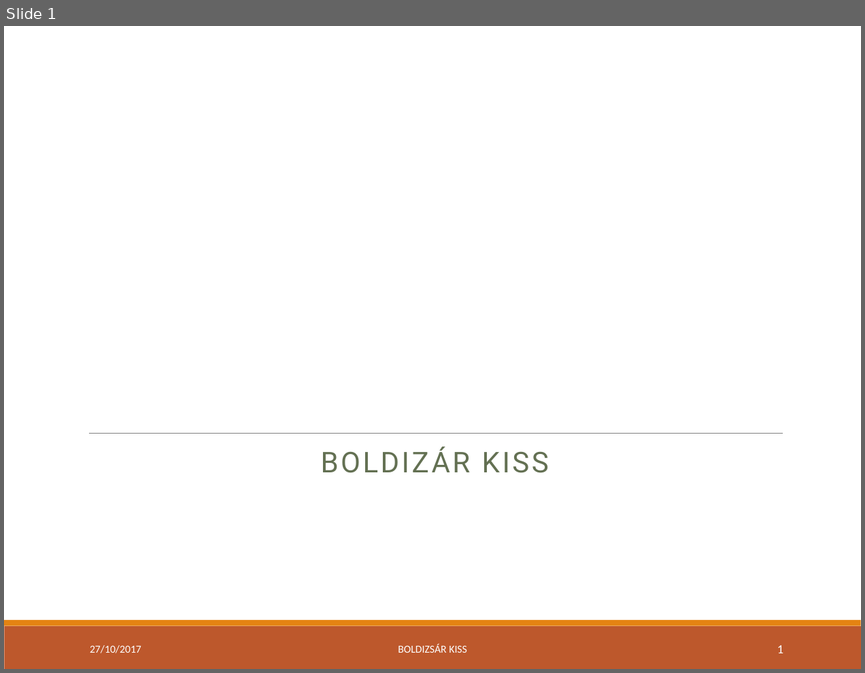
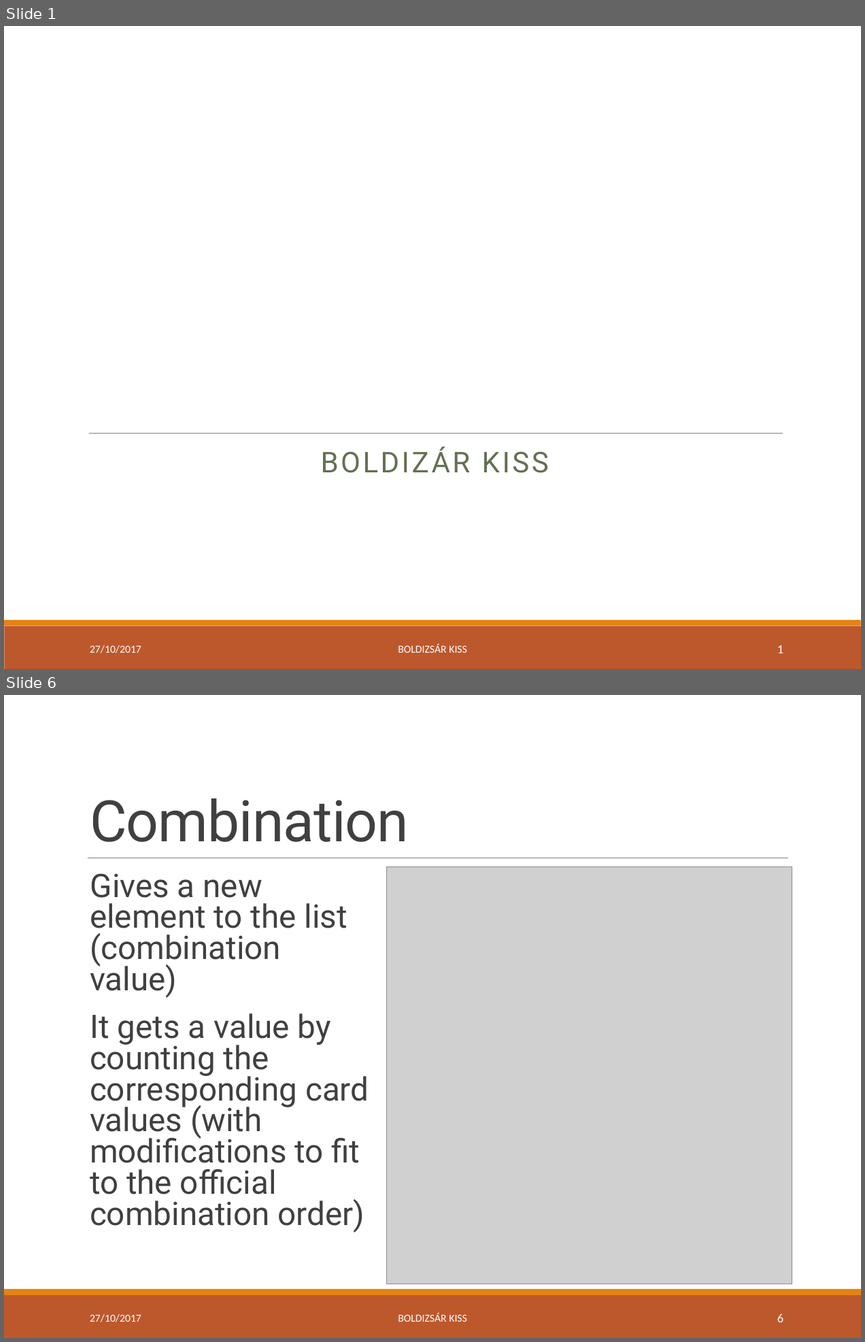
Before and after one commit to green-fox-academy/bpo106, a slide deck: week07/day04/demo/ppt-w07.pptx. Shown one above the other, each under a label of ours: slide 1 before the commit, slides 1 and 6 after it; the slides between them are not shown. The pictures are 865x673 and 865x1342 pixels, drawn with LibreOffice and Linux fonts; fonts in the diff are those of the drawing; grey boxes stand for pictures. Boxes give left, top, right and bottom in pixels: in the first picture for what was removed or moved away, otherwise in the second. Text is boxed around its words. In the diff, an @@ line names an element or a change of style, - is before the commit and + after.

Commit message:
Demo improvements (removed Lenin's picture by a Solution Explorer screenshot).

```diff
--- a/week07/day04/demo/ppt-w07.pptx
+++ b/week07/day04/demo/ppt-w07.pptx
@@ slide 6 added at [4,695,861,1338], background #FFFFFF; not listed: 2 template elements that a slide beside it also shows @@
@@ title added at [90,798,409,842], 48 pt, text #404040 @@
+Combination
@@ line added from (88, 858) to (788, 858), #808080 0.5 pt @@
@@ text added at [90,873,368,1232], 27.2 pt, text #404040 @@
+  Gives a new element to the list (combination value)
+  It gets a value by counting the corresponding card values (with modifications to fit to the official combination order)
@@ picture added at [387,867,792,1284] @@
@@ text added at [90,1314,141,1322], 9 pt, text #FFFFFF @@
+27/10/2017
@@ text added at [398,1312,467,1321], 9 pt, text #FFFFFF @@
+BOLDIZSÁR KISS
@@ page number added at [777,1313,783,1322], 10.5 pt, text #FFFFFF @@
+6
```
Also in this commit, not shown: 5 slides changed, 2 other slides added.
